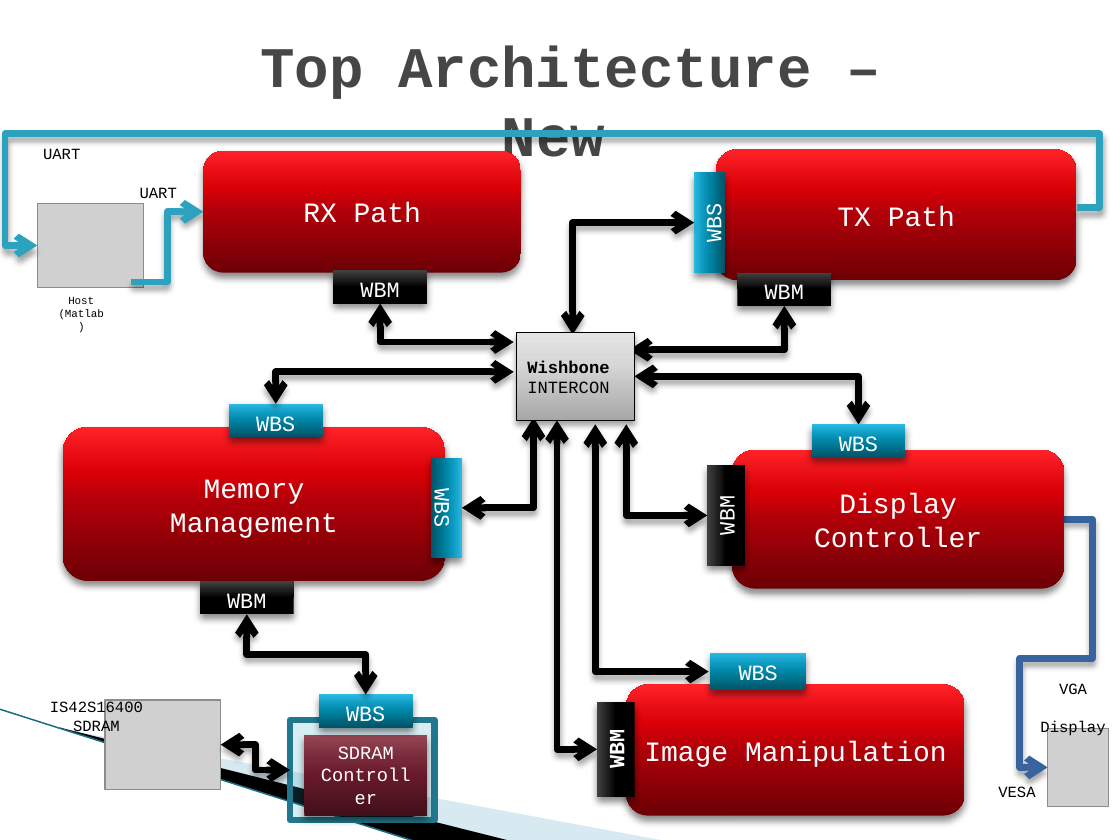
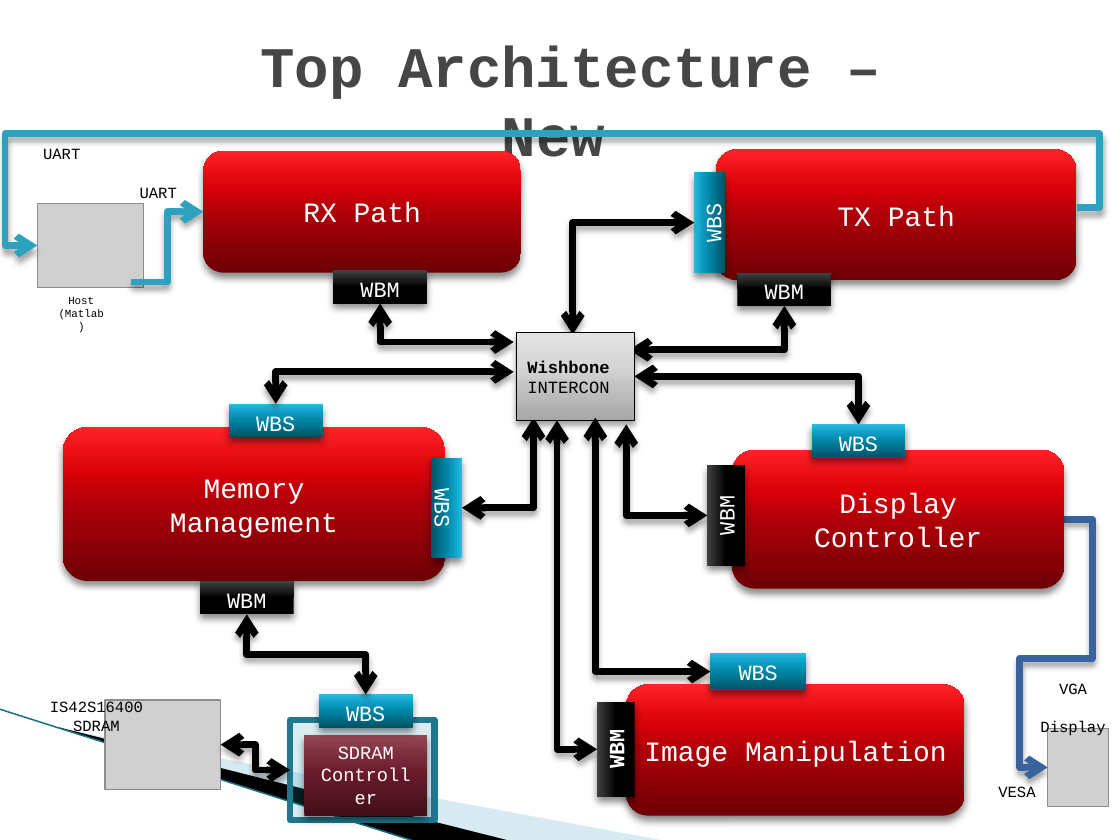
Before and after one commit to shizzz88/image-rotation-technion-ee, a slide deck: slide 11 of Presentation/Mid_Presentation.pptx (slide 7 before the commit). Drawn at 1120x840 pixels with LibreOffice and Linux fonts; fonts in the diff are those of the drawing; grey boxes stand for pictures; background and template pictures are left out. Boxes give left, top, right and bottom in pixels: in the first picture for what was removed or moved away, otherwise in the second. Text is boxed around its words. In the diff, an @@ line names an element or a change of style, - is before the commit and + after.

```diff
--- a/Presentation/Mid_Presentation.pptx
+++ b/Presentation/Mid_Presentation.pptx
@@ elbow double arrow moved from (709, 672) - (595, 424) to (710, 672) - (595, 418) @@
```
Also in this commit, not shown: 8 other slides changed, 6 slides added.
